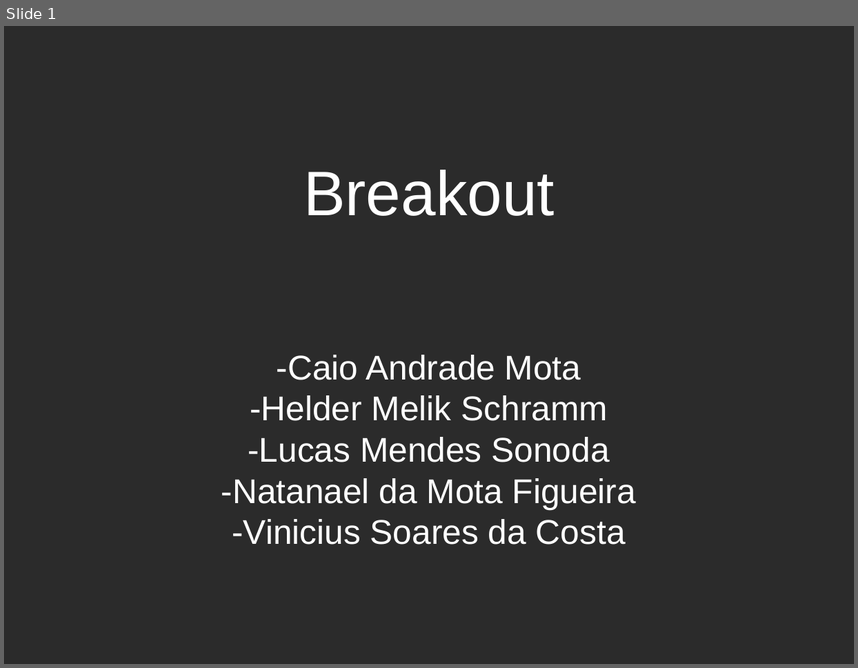
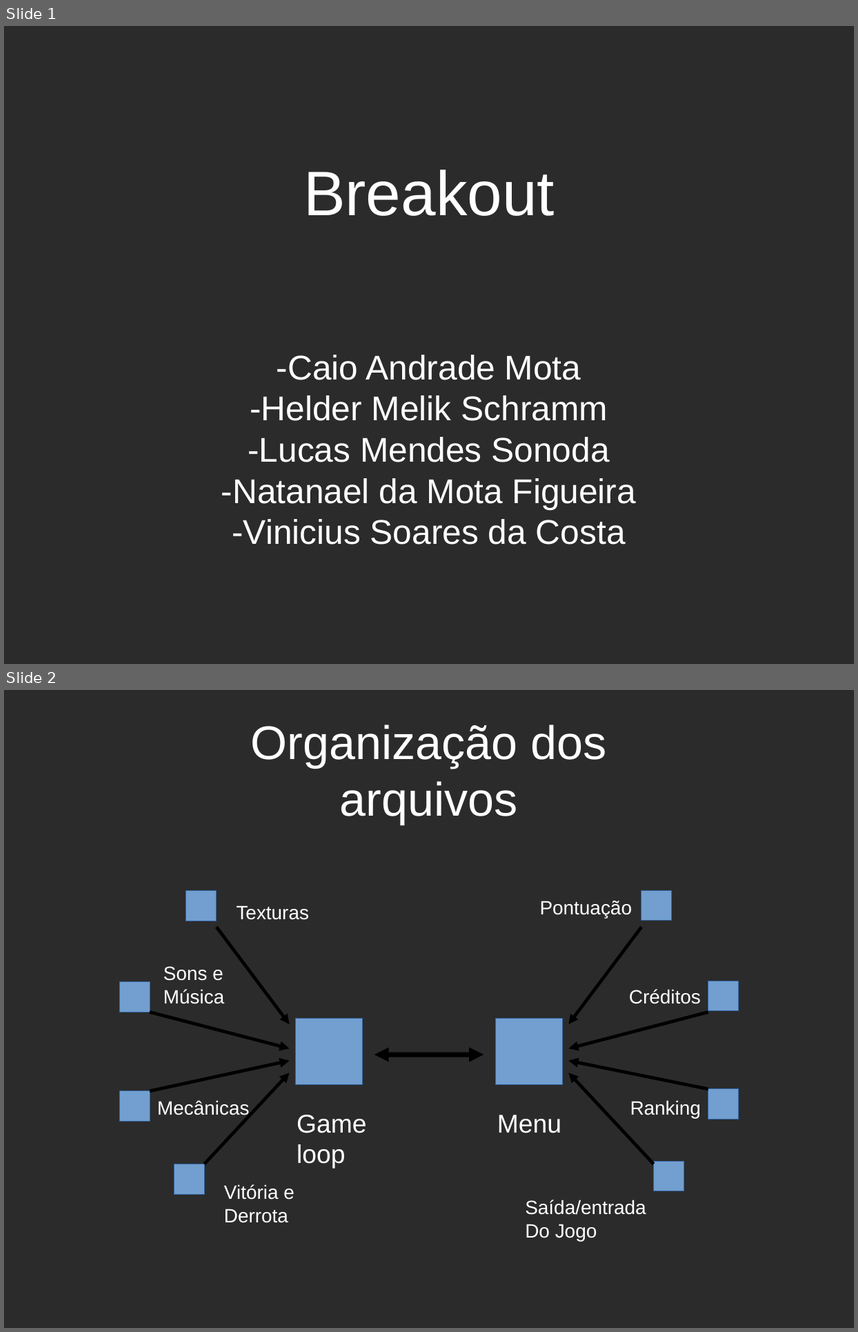
Before and after one commit to Vinicius-Soares/breakoutpy, a slide deck: slide_breakout.odp. Shown one above the other, each under a label of ours: slide 1 before the commit, slides 1 and 2 after it. The pictures are 858x668 and 858x1332 pixels, drawn with LibreOffice and Linux fonts; fonts in the diff are those of the drawing; background and template pictures are left out; a plain dark background stands for a picture behind light text. Boxes give left, top, right and bottom in pixels: in the first picture for what was removed or moved away, otherwise in the second. Text is boxed around its words. In the diff, an @@ line names an element or a change of style, - is before the commit and + after.

```diff
--- a/slide_breakout.odp
+++ b/slide_breakout.odp
@@ slide 2 added at (4, 690, 854, 1328), background picture (left out) @@
@@ title added at (251, 724, 606, 824), 44 pt, text #FFFFFF @@
+Organização dos
+arquivos
@@ rectangle added at (186, 891, 216, 920), fill #729FCF, outline #3465A4 0 pt @@
@@ rectangle added at (642, 891, 672, 920), fill #729FCF, outline #3465A4 0 pt @@
@@ text added at (237, 905, 310, 920), 18 pt, text #FFFFFF @@
+Texturas
@@ text added at (540, 900, 633, 918), 18 pt, text #FFFFFF @@
+Pontuação
@@ arrow added from (217, 927) to (290, 1024), #000000 3 pt @@
@@ arrow added from (642, 927) to (568, 1024), #000000 3 pt @@
@@ text added at (163, 966, 224, 1004), 18 pt, text #FFFFFF @@
+Sons e
+Música
@@ rectangle added at (120, 982, 150, 1012), fill #729FCF, outline #3465A4 0 pt @@
@@ text added at (629, 989, 701, 1004), 18 pt, text #FFFFFF @@
+Créditos
@@ rectangle added at (708, 980, 738, 1011), fill #729FCF, outline #3465A4 0 pt @@
@@ arrow added from (150, 1012) to (290, 1049), #000000 3 pt @@
@@ rectangle added at (296, 1018, 363, 1085), fill #729FCF, outline #3465A4 0 pt @@
@@ rectangle added at (496, 1018, 564, 1085), fill #729FCF, outline #3465A4 0 pt @@
@@ arrow added from (708, 1012) to (568, 1049), #000000 3 pt @@
@@ arrow added from (150, 1091) to (290, 1061), #000000 3 pt @@
@@ double arrow added from (375, 1054) to (484, 1054), #000000 4.51 pt @@
@@ arrow added from (708, 1089) to (568, 1061), #000000 3 pt @@
@@ arrow added from (205, 1163) to (290, 1073), #000000 3 pt @@
@@ arrow added from (654, 1163) to (568, 1073), #000000 3 pt @@
@@ rectangle added at (120, 1091, 150, 1121), fill #729FCF, outline #3465A4 0 pt @@
@@ text added at (157, 1100, 249, 1118), 18 pt, text #FFFFFF @@
+Mecânicas
@@ text added at (631, 1100, 701, 1118), 18 pt, text #FFFFFF @@
+Ranking
@@ rectangle added at (708, 1089, 738, 1119), fill #729FCF, outline #3465A4 0 pt @@
@@ text added at (297, 1114, 366, 1168), 24 pt, text #FFFFFF @@
+Game
+loop
@@ text added at (497, 1114, 562, 1133), 24 pt, text #FFFFFF @@
+Menu
@@ rectangle added at (174, 1163, 204, 1194), fill #729FCF, outline #3465A4 0 pt @@
@@ rectangle added at (654, 1161, 684, 1192), fill #729FCF, outline #3465A4 0 pt @@
@@ text added at (224, 1184, 294, 1223), 18 pt, text #FFFFFF @@
+Vitória e
+Derrota
@@ text added at (525, 1199, 646, 1241), 18 pt, text #FFFFFF @@
+Saída/entrada
+Do Jogo
```
Also in this commit, not shown: 1 other slide added, 1 other file.
